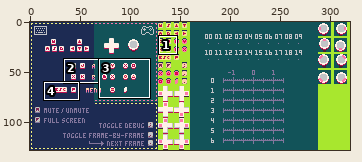
File history of a pixel-art file, examples/input-tester/public/spritesheet.aseprite. Above, an overview of the earlier version with the close-up marked.
Close-up. Before the commit:
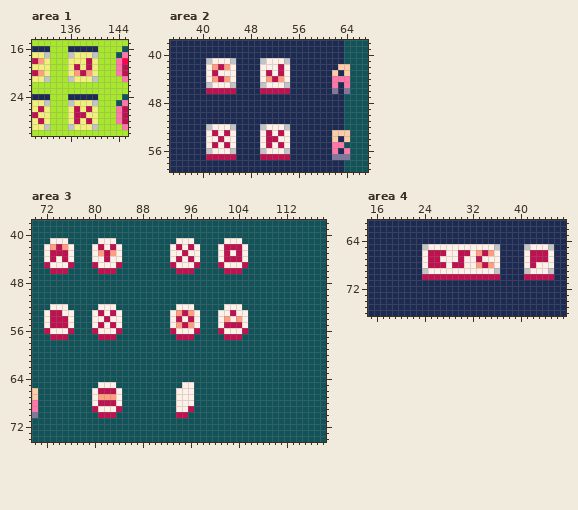
320x128 pixels, 1 frame. Shown: area 1: x 130..145, y 15..30; area 2: x 35..67, y 38..59; area 3: x 70..118, y 38..74; area 4: x 15..47, y 61..76.
New version:
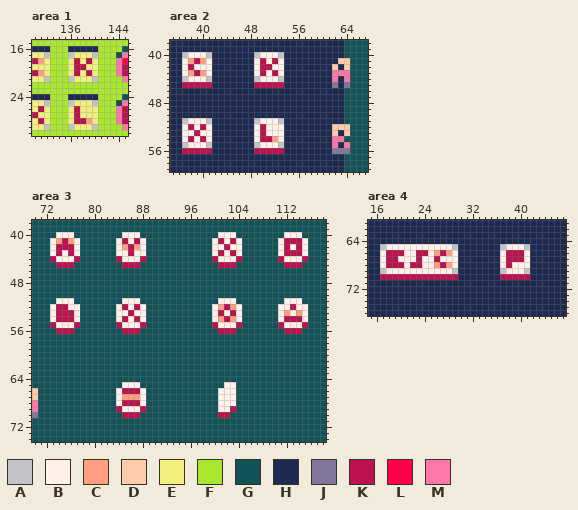
Palette (. is transparent): A #c2c3c7  B #fff1e8  C #ff9d81  D #ffccaa  E #f3ef7d  F #a8e72e  G #125359  H #1d2b53  J #83769c  K #be1250  L #ff004d  M #ff77a8
From old to new:
--- area 1, layer "pressed buttons"
@@ x 135..141 @@
 17 FAEEEAF
-18 FEEEKEF
-19 FEKEKEF
-20 FECKCEF
+18 FEKEKEF
+19 FEKKEEF
+20 FEKEKEF
 21 FAEEEAF
@@ x 136..141 @@
 25 AEEEAF
-26 EKEKEF
-27 EKKEEF
-28 EKEKEF
+26 EKEEEF
+27 EKEEEF
+28 EKKCEF
 29 AEEEAF
--- area 2, layers "buttons", "text"
@@ x 35..67 @@
 39 HHHHHHHHHHHHHHHHHHHHHHHHHHHHHGGGG
-40 HHHHHHHHHHHHHHHHHHHHHHHHHHHHHGGGG
-41 HHHHHHABBBAHHHHABBBAHHHHHHHHHGGGG
-42 HHHHHHBCKCBHHHHBBBKBHHHHHHHHDDGGG
-43 HHHHHHBKBBBHHHHBKBKBHHHHHHHDHDGGG
-44 HHHHHHBCKCBHHHHBCKCBHHHHHHHMMMGGG
-45 HHHHHHABBBAHHHHABBBAHHHHHHHMHMGGG
-46 HHHHHHKKKKKHHHHKKKKKHHHHHHHJHJGGG
+40 HHABBBAHHHHHHHABBBAHHHHHHHHHHGGGG
+41 HHBCKCBHHHHHHHBKBKBHHHHHHHHHDDGGG
+42 HHBKBBBHHHHHHHBKKBBHHHHHHHHDHDGGG
+43 HHBCKCBHHHHHHHBKBKBHHHHHHHHMMMGGG
+44 HHABBBAHHHHHHHABBBAHHHHHHHHMHMGGG
+45 HHKKKKKHHHHHHHKKKKKHHHHHHHHJHJGGG
+46 HHHHHHHHHHHHHHHHHHHHHHHHHHHHHGGGG
 47 HHHHHHHHHHHHHHHHHHHHHHHHHHHHHGGGG
@@ x 35..67 @@
 50 HHHHHHHHHHHHHHHHHHHHHHHHHHHHHGGGG
-51 HHHHHHHHHHHHHHHHHHHHHHHHHHHHHGGGG
-52 HHHHHHABBBAHHHHABBBAHHHHHHHHHGGGG
-53 HHHHHHBKBKBHHHHBKBKBHHHHHHHDDDGGG
-54 HHHHHHBBKBBHHHHBKKBBHHHHHHHDHDGGG
-55 HHHHHHBKBKBHHHHBKBKBHHHHHHHMMGGGG
-56 HHHHHHABBBAHHHHABBBAHHHHHHHMHMGGG
-57 HHHHHHKKKKKHHHHKKKKKHHHHHHHJJJGGG
+51 HHABBBAHHHHHHHABBBAHHHHHHHHHHGGGG
+52 HHBKBKBHHHHHHHBKBBBHHHHHHHHDDDGGG
+53 HHBBKBBHHHHHHHBKBBBHHHHHHHHDHDGGG
+54 HHBKBKBHHHHHHHBKKCBHHHHHHHHMMGGGG
+55 HHABBBAHHHHHHHABBBAHHHHHHHHMHMGGG
+56 HHKKKKKHHHHHHHKKKKKHHHHHHHHJJJGGG
+57 HHHHHHHHHHHHHHHHHHHHHHHHHHHHHGGGG
 58 HHHHHHHHHHHHHHHHHHHHHHHHHHHHHGGGG
--- area 3, layer "buttons"
@@ x 70..118 @@
 39 GGGGGGGGGGGGGGGGGGGGGGGGGGGGGGGGGGGGGGGGGGGGGGGGG
-40 GGGGGGGGGGGGGGGGGGGGGGGGGGGGGGGGGGGGGGGGGGGGGGGGG
-41 GGGBBBGGGGGBBBGGGGGGGGGGBBBGGGGGBBBGGGGGGGGGGGGGG
-42 GGBCKCBGGGBKBKBGGGGGGGGBKBKBGGGBKKKBGGGGGGGGGGGGG
-43 GGBKKKBGGGBCKCBGGGGGGGGBBKBBGGGBKBKBGGGGGGGGGGGGG
-44 GGBKBKBGGGBBKBBGGGGGGGGBKBKBGGGBKKKBGGGGGGGGGGGGG
-45 GGKBBBKGGGKBBBKGGGGGGGGKBBBKGGGKBBBKGGGGGGGGGGGGG
-46 GGGKKKGGGGGKKKGGGGGGGGGGKKKGGGGGKKKGGGGGGGGGGGGGG
+40 GGGGBBBGGGGGGGGBBBGGGGGGGGGGGGGBBBGGGGGGGGBBBGGGG
+41 GGGBCKCBGGGGGGBKBKBGGGGGGGGGGGBKBKBGGGGGGBKKKBGGG
+42 GGGBKKKBGGGGGGBCKCBGGGGGGGGGGGBBKBBGGGGGGBKBKBGGG
+43 GGGBKBKBGGGGGGBBKBBGGGGGGGGGGGBKBKBGGGGGGBKKKBGGG
+44 GGGKBBBKGGGGGGKBBBKGGGGGGGGGGGKBBBKGGGGGGKBBBKGGG
+45 GGGGKKKGGGGGGGGKKKGGGGGGGGGGGGGKKKGGGGGGGGKKKGGGG
+46 GGGGGGGGGGGGGGGGGGGGGGGGGGGGGGGGGGGGGGGGGGGGGGGGG
 47 GGGGGGGGGGGGGGGGGGGGGGGGGGGGGGGGGGGGGGGGGGGGGGGGG
@@ x 70..118 @@
 50 GGGGGGGGGGGGGGGGGGGGGGGGGGGGGGGGGGGGGGGGGGGGGGGGG
-51 GGGGGGGGGGGGGGGGGGGGGGGGGGGGGGGGGGGGGGGGGGGGGGGGG
-52 GGGBBBGGGGGBBBGGGGGGGGGGBBBGGGGGBBBGGGGGGGGGGGGGG
-53 GGBKKBBGGGBKBKBGGGGGGGGBCKCBGGGBBKBBGGGGGGGGGGGGG
-54 GGBKKKBGGGBBKBBGGGGGGGGBKBKBGGGBCBCBGGGGGGGGGGGGG
-55 GGBKKKBGGGBKBKBGGGGGGGGBCKCBGGGBKKKBGGGGGGGGGGGGG
-56 GGKBBBKGGGKBBBKGGGGGGGGKBBBKGGGKBBBKGGGGGGGGGGGGG
-57 GGGKKKGGGGGKKKGGGGGGGGGGKKKGGGGGKKKGGGGGGGGGGGGGG
+51 GGGGBBBGGGGGGGGBBBGGGGGGGGGGGGGBBBGGGGGGGGBBBGGGG
+52 GGGBKKBBGGGGGGBKBKBGGGGGGGGGGGBCKCBGGGGGGBBKBBGGG
+53 GGGBKKKBGGGGGGBBKBBGGGGGGGGGGGBKBKBGGGGGGBCBCBGGG
+54 GGGBKKKBGGGGGGBKBKBGGGGGGGGGGGBCKCBGGGGGGBKKKBGGG
+55 GGGKBBBKGGGGGGKBBBKGGGGGGGGGGGKBBBKGGGGGGKBBBKGGG
+56 GGGGKKKGGGGGGGGKKKGGGGGGGGGGGGGKKKGGGGGGGGKKKGGGG
+57 GGGGGGGGGGGGGGGGGGGGGGGGGGGGGGGGGGGGGGGGGGGGGGGGG
 58 GGGGGGGGGGGGGGGGGGGGGGGGGGGGGGGGGGGGGGGGGGGGGGGGG
@@ x 78..105 @@
 64 GGGGGGGGGGGGGGGGGGGGGGGGGGGG
-65 GGGBBBGGGGGGGGGGGBBGGGGGGGGG
-66 GGBKKKBGGGGGGGGGBBBGGGGGGGGG
-67 GGBCCCBGGGGGGGGGBBBGGGGGGGGG
-68 GGBKKKBGGGGGGGGGBBBGGGGGGGGG
-69 GGKBBBKGGGGGGGGGBBKGGGGGGGGG
-70 GGGKKKGGGGGGGGGGKKGGGGGGGGGG
+65 GGGGGGGBBBGGGGGGGGGGGGGGBBGG
+66 GGGGGGBKKKBGGGGGGGGGGGGBBBGG
+67 GGGGGGBCCCBGGGGGGGGGGGGBBBGG
+68 GGGGGGBKKKBGGGGGGGGGGGGBBBGG
+69 GGGGGGKBBBKGGGGGGGGGGGGBBKGG
+70 GGGGGGGKKKGGGGGGGGGGGGGKKGGG
 71 GGGGGGGGGGGGGGGGGGGGGGGGGGGG
--- area 4, layer "buttons"
@@ x 15..47 @@
 64 HHHHHHHHHHHHHHHHHHHHHHHHHHHHHHHHH
-65 HHHHHHHHHABBBBBBBBBBBAHHHHABBBAHH
-66 HHHHHHHHHBKKKBBKKBCKCBHHHHBKKKBHH
-67 HHHHHHHHHBKKBBBKBBKBBBHHHHBKKKBHH
-68 HHHHHHHHHBKKKBKKBBCKCBHHHHBKBBBHH
-69 HHHHHHHHHABBBBBBBBBBBAHHHHABBBAHH
-70 HHHHHHHHHKKKKKKKKKKKKKHHHHKKKKKHH
+65 HHABBBBBBBBBBBAHHHHHHHABBBAHHHHHH
+66 HHBKKKBBKKBCKCBHHHHHHHBKKKBHHHHHH
+67 HHBKKBBBKBBKBBBHHHHHHHBKKKBHHHHHH
+68 HHBKKKBKKBBCKCBHHHHHHHBKBBBHHHHHH
+69 HHABBBBBBBBBBBAHHHHHHHABBBAHHHHHH
+70 HHKKKKKKKKKKKKKHHHHHHHKKKKKHHHHHH
 71 HHHHHHHHHHHHHHHHHHHHHHHHHHHHHHHHH
